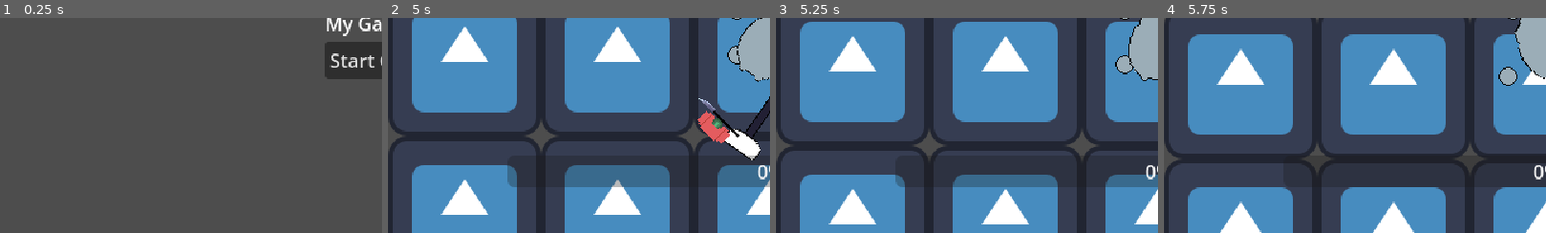
Above: before the commit, frames 1-4 (left to right).
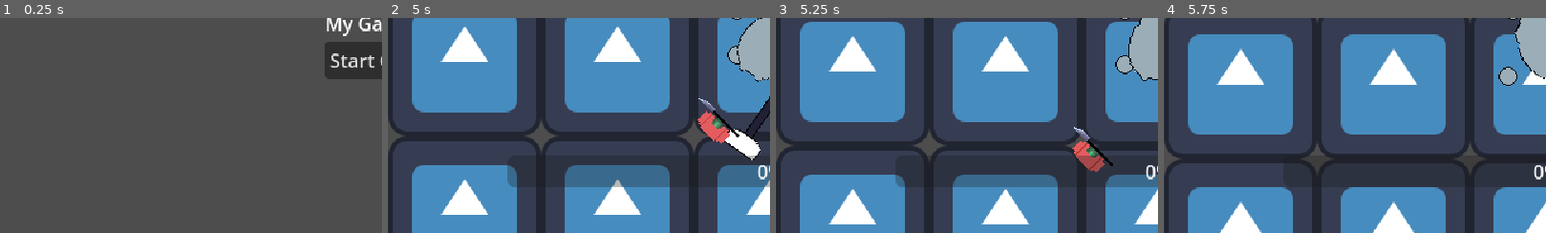
Above: after the commit, the same moments.

Repository: LaffertyDev/junkyard-brawl
Game: Godot game, scene res://src/MenusAndScenes/screen_ui_start.tscn
Same seed, same stepped clock (60 frames per second), same inputs: the game is played once before the commit and once after it. The engine's default icon, where the game draws it, is replaced by a stand-in: a white triangle on a blue panel in a dark square.
Inputs (mouse positions are % of the whole screen's width and height, from its top left):
- Up to frame 1 (0.25 s): no input
- Up to frame 2 (5 s): click "Start Game" at 0.5 s; click "Eject" at 1.25 s; move the mouse to (45, 70) at 2.02 s; hold W (move_forward) 2.03-2.75 s; hold Space (action_primary) 2.03-2.75 s; click "Pilot" at 2.75 s; move the mouse to (80, 65) at 3.52 s; hold W (move_forward) 3.53-4.28 s; tap Space (action_primary) at 3.6 s; move the mouse to (20, 35) at 4.27 s; hold A (move_left) from 4.28 s (still down); hold Space (action_primary) from 4.28 s (still down)
- Up to frame 3 (5.25 s): keep holding A (move_left); move the mouse to (55, 50) at 5.02 s; release Space (action_primary) at 5.03 s; tap Space (action_primary) at 5.1 s
- Up to frame 4 (5.75 s): keep holding A (move_left)
The pictures show only the part of the screen within x 0-50%, y 44-94%; the shares and areas given below are measured in that part.

Frames 1-2 are identical in both runs. In frame 3, 0.9% of the frame differs, in the area x 77-89%, y 50-72%; in frame 4, nothing differs.

Commit message:
enemies are now pushed back after getting hit

Diff:
--- a/src/Characters/Max/States/hammer_state_charging.gd
+++ b/src/Characters/Max/States/hammer_state_charging.gd
@@ -4,7 +4,11 @@
 	print("Charging. Play an animation and a windup sound")
 
 	await get_tree().create_timer(0.75).timeout
-	finished.emit(HAMMER_ACTUATING)
+	if Input.is_action_pressed("action_primary"): # check again
+		finished.emit(HAMMER_ACTUATING)
+	else:
+		finished.emit(HAMMER_COOLDOWN)
+
 
 func update(delta: float) -> void:
 	if PlayerState.current_pilot_state == Enums.PilotState.Ejected:
--- a/src/Enemies/Swiper/SwiperStates/die.gd
+++ b/src/Enemies/Swiper/SwiperStates/die.gd
@@ -1,4 +1,19 @@
 extends EnemyStateBase
 
+var angle_to_move: float
+var death_velocity: int = 150
+
+
 func enter(_previous_state_path: String, _data := {}) -> void:
+	# turn swiper into a rigid body
+	# add a force in the direction of Max and whatever killed me
+	var max = get_tree().get_nodes_in_group("max")[0]
+	# get direction to max
+	angle_to_move = swiper_instance.position.angle_to_point(max.position)
+
+	await get_tree().create_timer(0.5).timeout
 	swiper_instance.queue_free()
+
+func physics_update(delta: float) -> void:
+	swiper_instance.position -= Vector2(death_velocity, 0).rotated(angle_to_move) * delta
+	death_velocity = death_velocity * (1 - delta * 4)
Not shown, changed: todo.md
